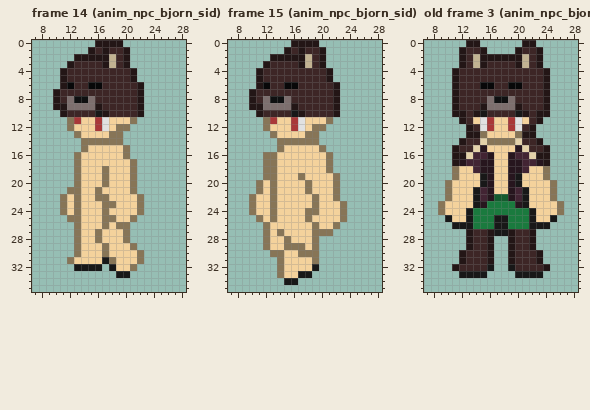
Pixel-art file, stored at Assets/TCCHD2D/Art/Sprites/Chars/spr_npc_bjorn.ase. The picture above is the old version.
36x36 pixels, 21 frames. Colours within 5 levels of each other are drawn and written as one. Shown: frame 14 (anim_npc_bjorn_sid): x 7..28, y 0..35; frame 15 (anim_npc_bjorn_sid): x 7..28, y 0..35; old frame 3 (anim_npc_bjorn_idl): x 7..28, y 0..35. The commit also changed other frames, which this record leaves out.
And afterwards:
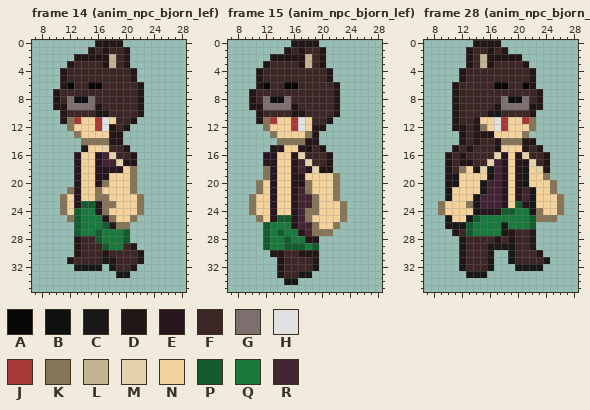
Palette (. is transparent): A #080809  B #0f1011  C #181818  D #231616  E #27161e  F #3d2626  G #7d6f6e  H #e1e1e1  J #a93838  K #877557  L #c2b392  M #e4d2aa  N #f4d29c  P #145b2e  Q #1a7a3e  R #422433
A new or re-ordered frame is compared with the old frame closest to it.
The exact change:
frames 21 -> 28
Changed rows in their new state; - is an unchanged pixel.
Frame 14 (anim_npc_bjorn_lef), layer "idleside":
first column x 11:
11 D-------FFD-
12 -------DFD--
13 -------DD---
14 -------DD---
15 ---E--MFFD--
16 --E--ERMFFD-
17 --E--ERRMDD-
18 --E--EEEE---
19 --E--EE-----
20 --E--E------
21 --E---------
22 --E---------
23 --EPPE------
24 --PQQE------
25 --PQQQE-----
26 --PQQQPE----
27 --PQQPQQQP--
28 --DFFPQQQP--
29 --DFFFPQQFD-
30 --DFFFDFFFFD
31 -DFFFF-DFFFD
32 --------FFD-
Frame 15 (anim_npc_bjorn_lef), layer "idleside":
first column x 11:
11 D-------FFD
12 --------DD-
13 --------D--
14 -------DD--
15 --DE--EDFD-
16 -EE--EMFFFD
17 -EE--ERMFFD
18 --E--EREMDD
19 --E--EE----
20 --E--EE----
21 --E--ER----
22 --E--ERR---
23 --E--ERR---
24 --E--ER----
25 --EPPER----
26 -PQQQERR---
27 -PQPQQER---
28 -PQQPQQEE--
29 -PQQPPPQP--
30 --DDFFDDD--
31 ---DFFFFD--
32 ---DFFFF---
33 ---DFF-----
Frame 28 (anim_npc_bjorn_idl) is new; against old frame 3 (anim_npc_bjorn_idl), layer "idleside":
first column x 10:
 0 ---.-DDD---..----
 1 --.D-FDFD-....---
 2 --.DFL-----...---
 3 --.DFLD---FD..---
 4 -.D---------D..--
 5 -.D---------D..--
 6 -----FFAAFFAD..--
 7 -------------D.--
 8 ------FFGBBG-D.--
 9 -----FFD--GGDD.--
10 --F-FFDC--FFD..--
11 -DF-DNNHJNNJK.---
12 -DDFDKNHJNNNK----
13 --DF-DD---NK.----
14 ----DFFD--KDD.---
15 ---DFFFD--ND-D.--
16 DF-FFFFMENEMFF---
17 DFDDFFMREN-EMF---
18 DFK-DMCREN-C-MD--
19 DC---NCRENEC-----
20 DC----RRENEC-----
21 C---NCRRENERC----
22 C-----RRENERC--NK
23 ---K-RRRENPEC----
24 ---NCEEEPP---K---
25 ----P--QQ---PKKK-
26 D--P---Q----P..--
27 -DFPQQQQ---------
28 --DF--FDF--------
29 --CF---DDC-------
30 ---------C-------
31 ---------C---FC--
32 -.C------.CCCC.--
33 --.-------....---
Where, in picture pixels (left, top, right, bottom), the same in both pictures:
added: (60, 117, 67, 124)
changed: (67, 117, 144, 271)
added: (256, 117, 263, 124)
changed: (263, 117, 333, 278)
changed: (445, 40, 564, 278)
